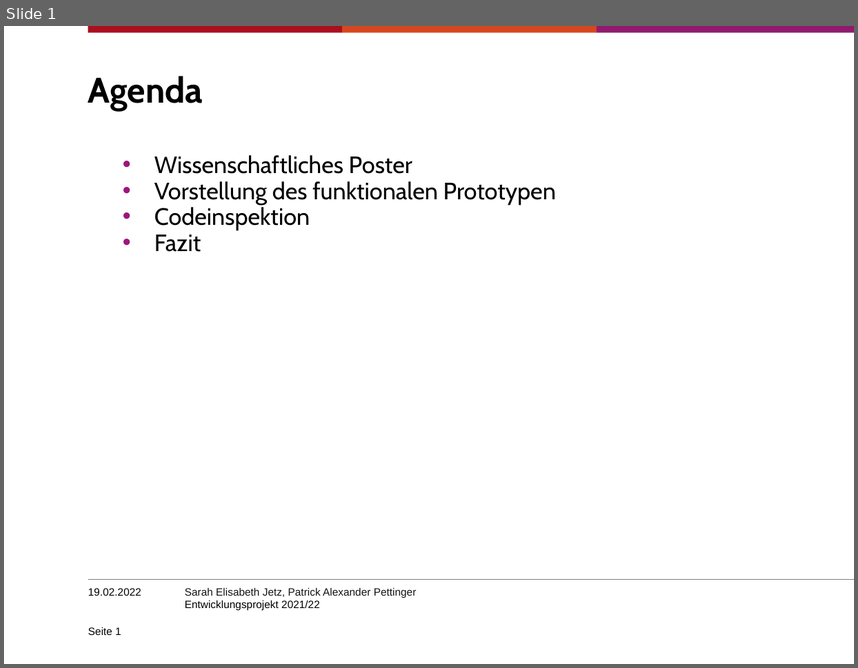
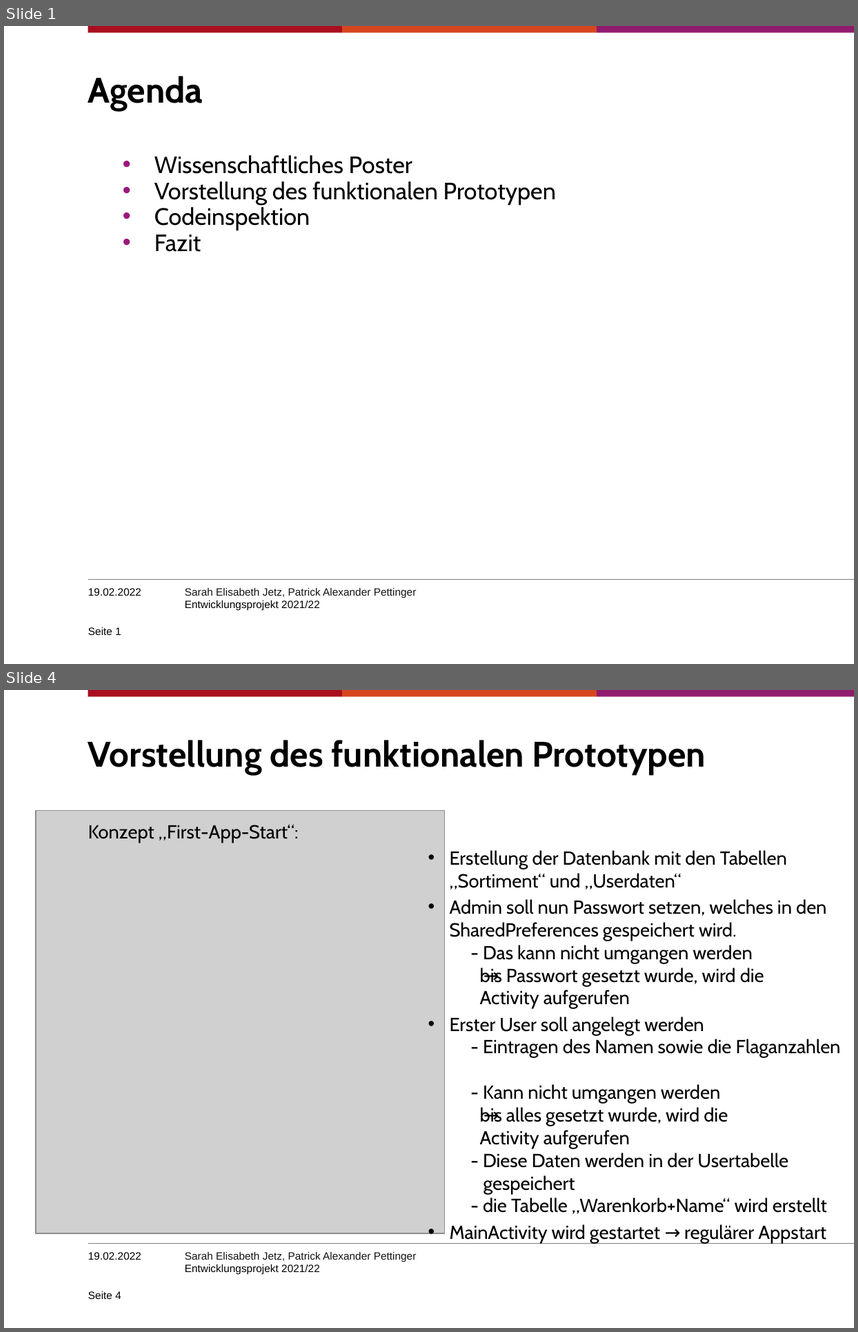
Before and after one commit to SJetz/EPWS2122JetzPettinger, a slide deck: Artefakte/Audit 4/Entwicklungsprojekt202122_PettingerJetz.pptx. Shown one above the other, each under a label of ours: slide 1 before the commit, slides 1 and 4 after it; the slides between them are not shown. The pictures are 858x668 and 858x1332 pixels, drawn with LibreOffice and Linux fonts; fonts in the diff are those of the drawing; grey boxes stand for pictures; background and template pictures are left out. Boxes give left, top, right and bottom in pixels: in the first picture for what was removed or moved away, otherwise in the second. Text is boxed around its words. In the diff, an @@ line names an element or a change of style, - is before the commit and + after.

```diff
--- a/Artefakte/Audit 4/Entwicklungsprojekt202122_PettingerJetz.pptx
+++ b/Artefakte/Audit 4/Entwicklungsprojekt202122_PettingerJetz.pptx
@@ slide 4 added at [4, 690, 854, 1328], background #FFFFFF; not listed: 5 template elements that a slide beside it also shows @@
@@ title added at [88, 740, 706, 774], 30 pt, text #000000, bold @@
+Vorstellung des funktionalen Prototypen
@@ picture added at [36, 811, 444, 1233] @@
@@ text added at [88, 824, 841, 1214], 16 pt, text #000000 @@
+Konzept „First-App-Start“:
+                • Erstellung der Datenbank mit den Tabellen „Sortiment“ und „Userdaten“
+                • Admin soll nun Passwort setzen, welches in den SharedPreferences gespeichert wird.
+                  - Das kann nicht umgangen werden
+                  → bis Passwort gesetzt wurde, wird die
+                  Activity aufgerufen
+                • Erster User soll angelegt werden
+                  - Eintragen des Namen sowie die Flaganzahlen
+                  - Kann nicht umgangen werden
+                  → bis alles gesetzt wurde, wird die
+                  Activity aufgerufen
+                  - Diese Daten werden in der Usertabelle
+                  gespeichert
+                  - die Tabelle „Warenkorb+Name“ wird erstellt
+                • MainActivity wird gestartet → regulärer Appstart
@@ text added at [88, 1252, 141, 1259], 9 pt, text #000000 @@
+19.02.2022
@@ page number added at [88, 1290, 121, 1299], 9 pt, text #000000 @@
+Seite 4
```
Also in this commit, not shown: 2 slides changed, 6 other slides added.
